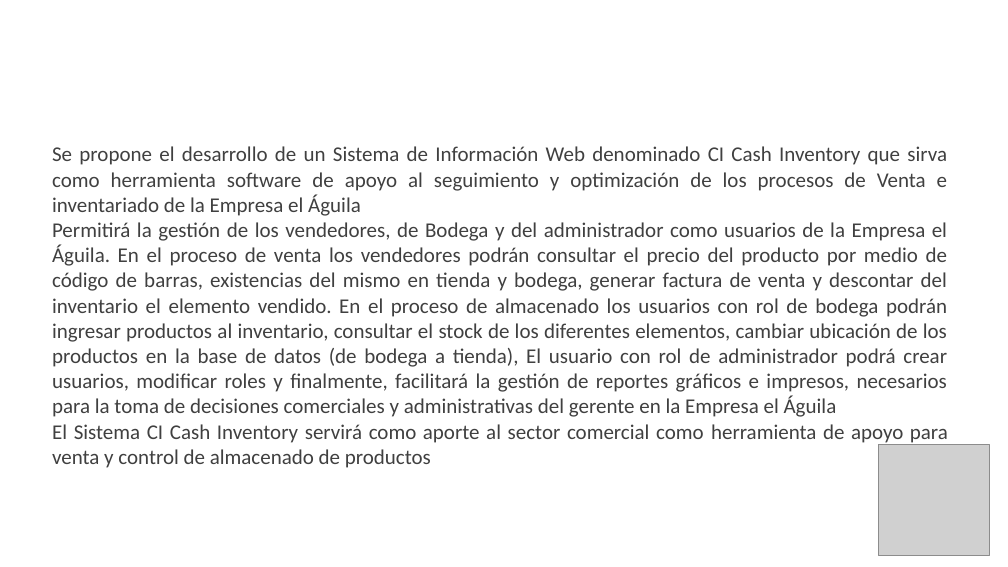
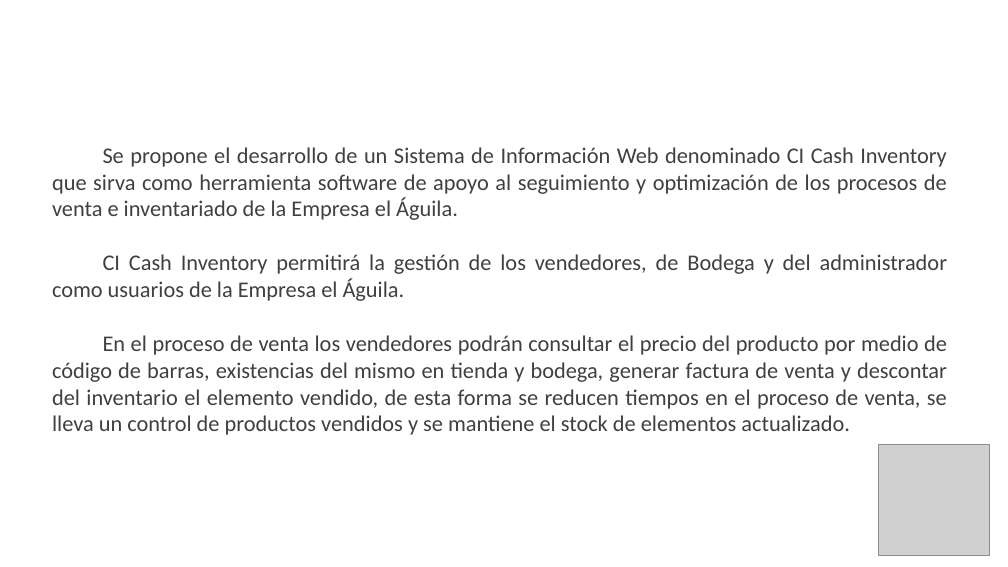
Before and after one commit to bsgaleano20/proyecto_tec_adsi, a slide deck: slide 10 of app/app_documentacion/1er_trim/1_1_1_presentacion_proyecto.pptx (slide 9 before the commit). Drawn at 1008x567 pixels with LibreOffice and Linux fonts; fonts in the diff are those of the drawing; grey boxes stand for pictures; background and template pictures are left out. Boxes give left, top, right and bottom in pixels: in the first picture for what was removed or moved away, otherwise in the second. Text is boxed around its words. In the diff, an @@ line names an element or a change of style, - is before the commit and + after.

Commit message:
Correcciónes realizadas por el profesor en diapositvias y diagramas de proceso

```diff
--- a/app/app_documentacion/1er_trim/1_1_1_presentacion_proyecto.pptx
+++ b/app/app_documentacion/1er_trim/1_1_1_presentacion_proyecto.pptx
@@ text at box(52, 147, 947, 435): text changed; size 15 to 16 pt @@
-Se propone el desarrollo de un Sistema de Información Web denominado CI Cash Inventory que sirva como herramienta software de apoyo al seguimiento y optimización de los procesos de Venta e inventariado de la Empresa el Águila
-Permitirá la gestión de los vendedores, de Bodega y del administrador como usuarios de la Empresa el Águila. En el proceso de venta los vendedores podrán consultar el precio del producto por medio de código de barras, existencias del mismo en tienda y bodega, generar factura de venta y descontar del inventario el elemento vendido. En el proceso de almacenado los usuarios con rol de bodega podrán ingresar productos al inventario, consultar el stock de los diferentes elementos, cambiar ubicación de los productos en la base de datos (de bodega a tienda), El usuario con rol de administrador podrá crear usuarios, modificar roles y finalmente, facilitará la gestión de reportes gráficos e impresos, necesarios para la toma de decisiones comerciales y administrativas del gerente en la Empresa el Águila
-El Sistema CI Cash Inventory servirá como aporte al sector comercial como herramienta de apoyo para venta y control de almacenado de productos
+Se propone el desarrollo de un Sistema de Información Web denominado CI Cash Inventory que sirva como herramienta software de apoyo al seguimiento y optimización de los procesos de venta e inventariado de la Empresa el Águila.
+CI Cash Inventory permitirá la gestión de los vendedores, de Bodega y del administrador como usuarios de la Empresa el Águila.
+En el proceso de venta los vendedores podrán consultar el precio del producto por medio de código de barras, existencias del mismo en tienda y bodega, generar factura de venta y descontar del inventario el elemento vendido, de esta forma se reducen tiempos en el proceso de venta, se lleva un control de productos vendidos y se mantiene el stock de elementos actualizado.
```
Also in this commit, not shown: 6 other slides changed, 6 slides added, 3 slides removed, 8 other files.
